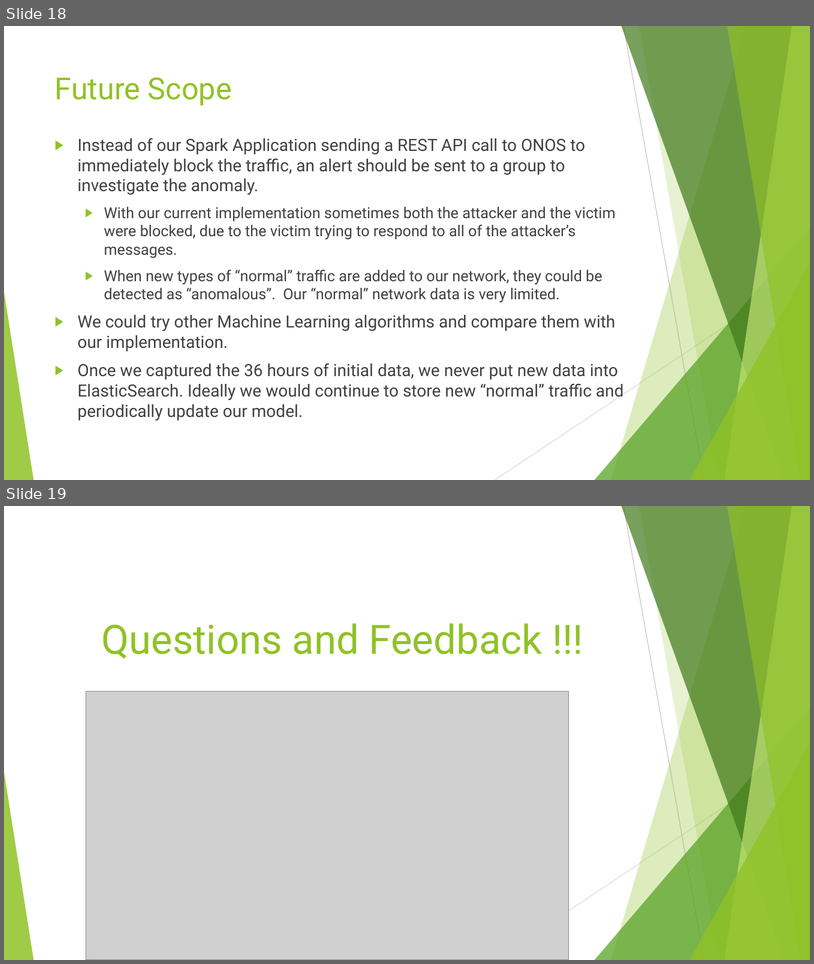
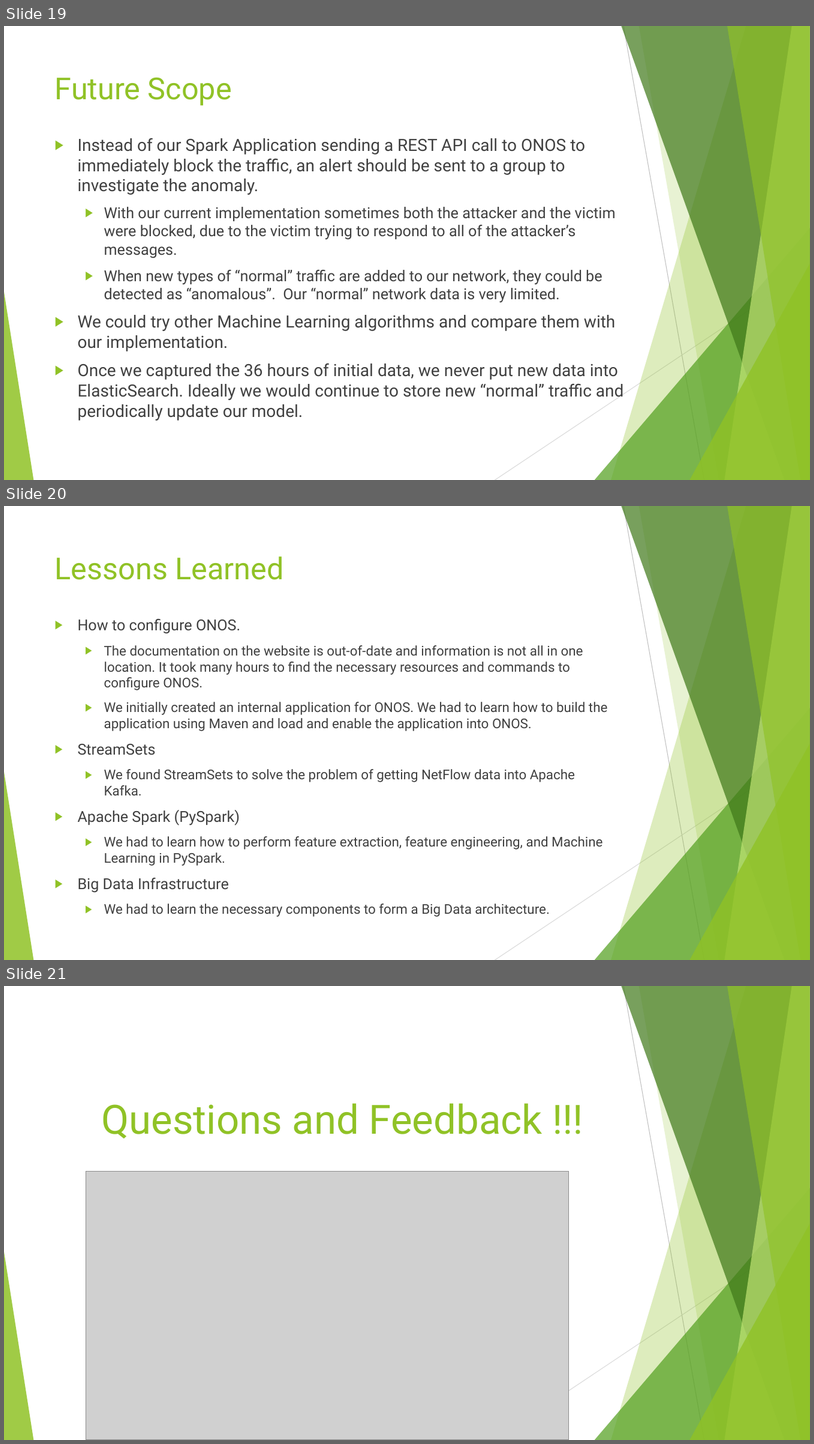
Before and after one commit to blynotes/CS6301_SDN, a slide deck: project_ppt.pptx. Shown one above the other, each under a label of ours: slides 18 and 19 before the commit, slides 19, 20 and 21 after it. The pictures are 814x964 and 814x1444 pixels, drawn with LibreOffice and Linux fonts; fonts in the diff are those of the drawing; grey boxes stand for pictures. Boxes give left, top, right and bottom in pixels: in the first picture for what was removed or moved away, otherwise in the second. Text is boxed around its words. In the diff, an @@ line names an element or a change of style, - is before the commit and + after.

```diff
--- a/project_ppt.pptx
+++ b/project_ppt.pptx
@@ slide 20 added at [4, 506, 810, 960], background #FFFFFF; not listed: 10 template elements that a slide beside it also shows @@
@@ title added at [55, 556, 284, 580], 36 pt, text #90C226 @@
+Lessons Learned
@@ text added at [78, 619, 608, 916], 16 pt, text #404040 @@
+▶ How to configure ONOS.
+  ▶ The documentation on the website is out-of-date and information is not all in one location. It took many hours to find the necessary resources and commands to configure ONOS.
+  ▶ We initially created an internal application for ONOS. We had to learn how to build the application using Maven and load and enable the application into ONOS.
+▶ StreamSets
+  ▶ We found StreamSets to solve the problem of getting NetFlow data into Apache Kafka.
+▶ Apache Spark (PySpark)
+  ▶ We had to learn how to perform feature extraction, feature engineering, and Machine Learning in PySpark.
+▶ Big Data Infrastructure
+  ▶ We had to learn the necessary components to form a Big Data architecture.
@@ what was slide 18 is now slide 19 @@
@@ what was slide 19 is now slide 21 @@
```
Also in this commit, not shown: 2 slides changed, 1 other slide added, 1 other file.
